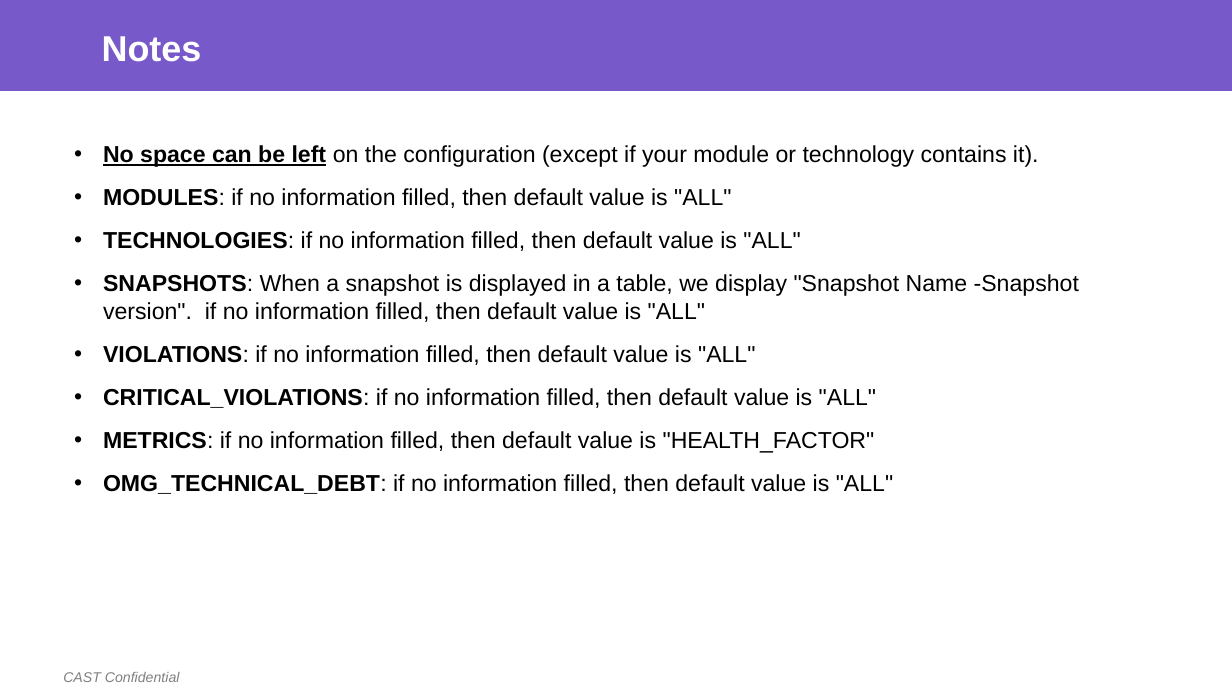
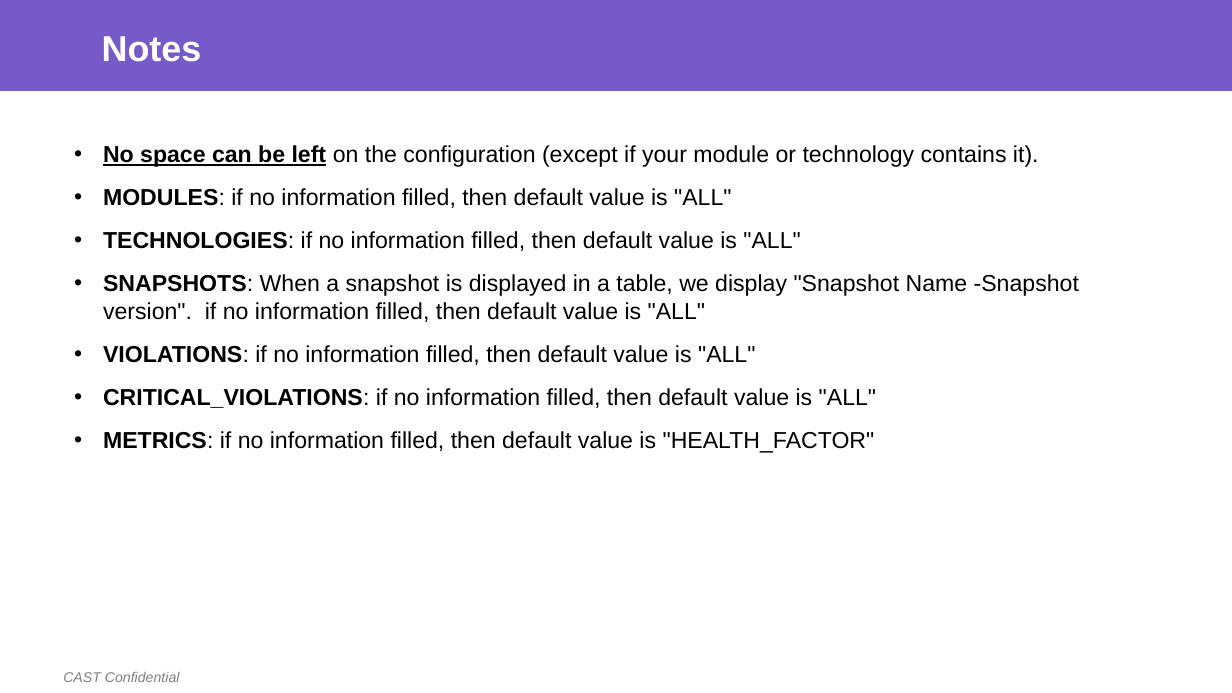
Before and after one commit to CAST-projects/CAST-ReportGenerator, a slide deck: slide 14 of CastReporting.Reporting.Core/Templates/zh-CN/Application/Component library/Generic Table Definition.pptx (slide 15 before the commit). Drawn at 1232x693 pixels with LibreOffice and Linux fonts; fonts in the diff are those of the drawing; background and template pictures are left out. Boxes give left, top, right and bottom in pixels: in the first picture for what was removed or moved away, otherwise in the second. Text is boxed around its words. In the diff, an @@ line names an element or a change of style, - is before the commit and + after.

```diff
--- a/CastReporting.Reporting.Core/Templates/zh-CN/Application/Component library/Generic Table Definition.pptx
+++ b/CastReporting.Reporting.Core/Templates/zh-CN/Application/Component library/Generic Table Definition.pptx
@@ text at [103, 474, 893, 494]: paragraph removed @@
-• OMG_TECHNICAL_DEBT: if no information filled, then default value is "ALL"
```
Also in this commit, not shown: 1 other slide changed, 1 slide removed, 3 other files.
